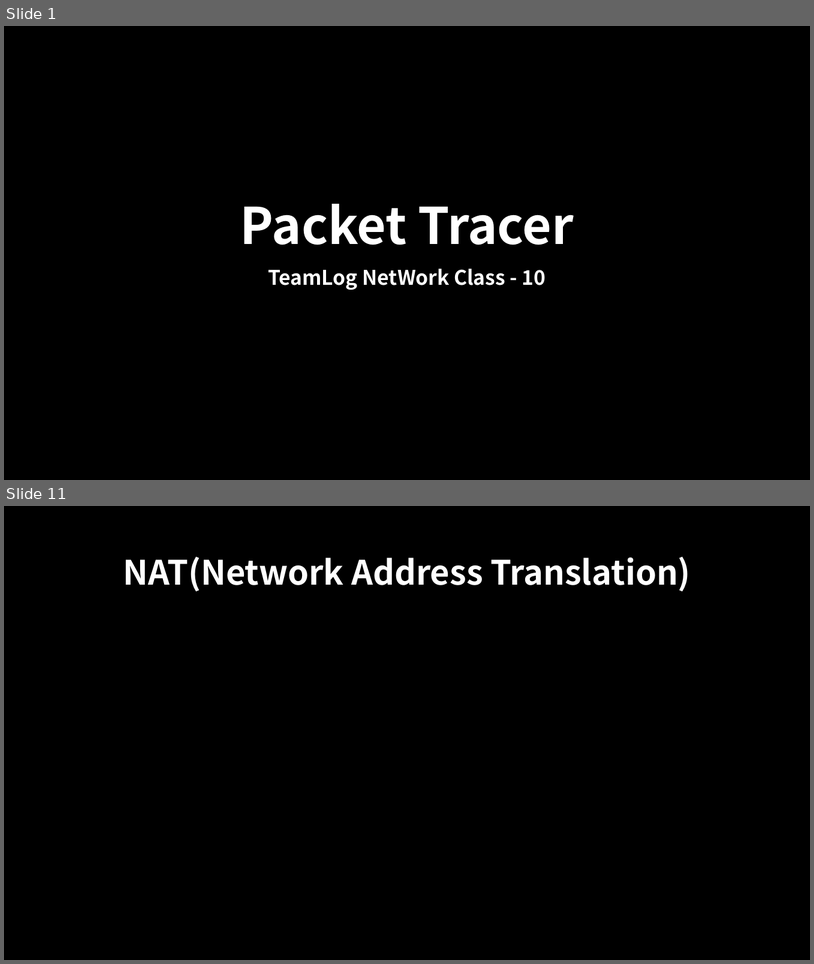
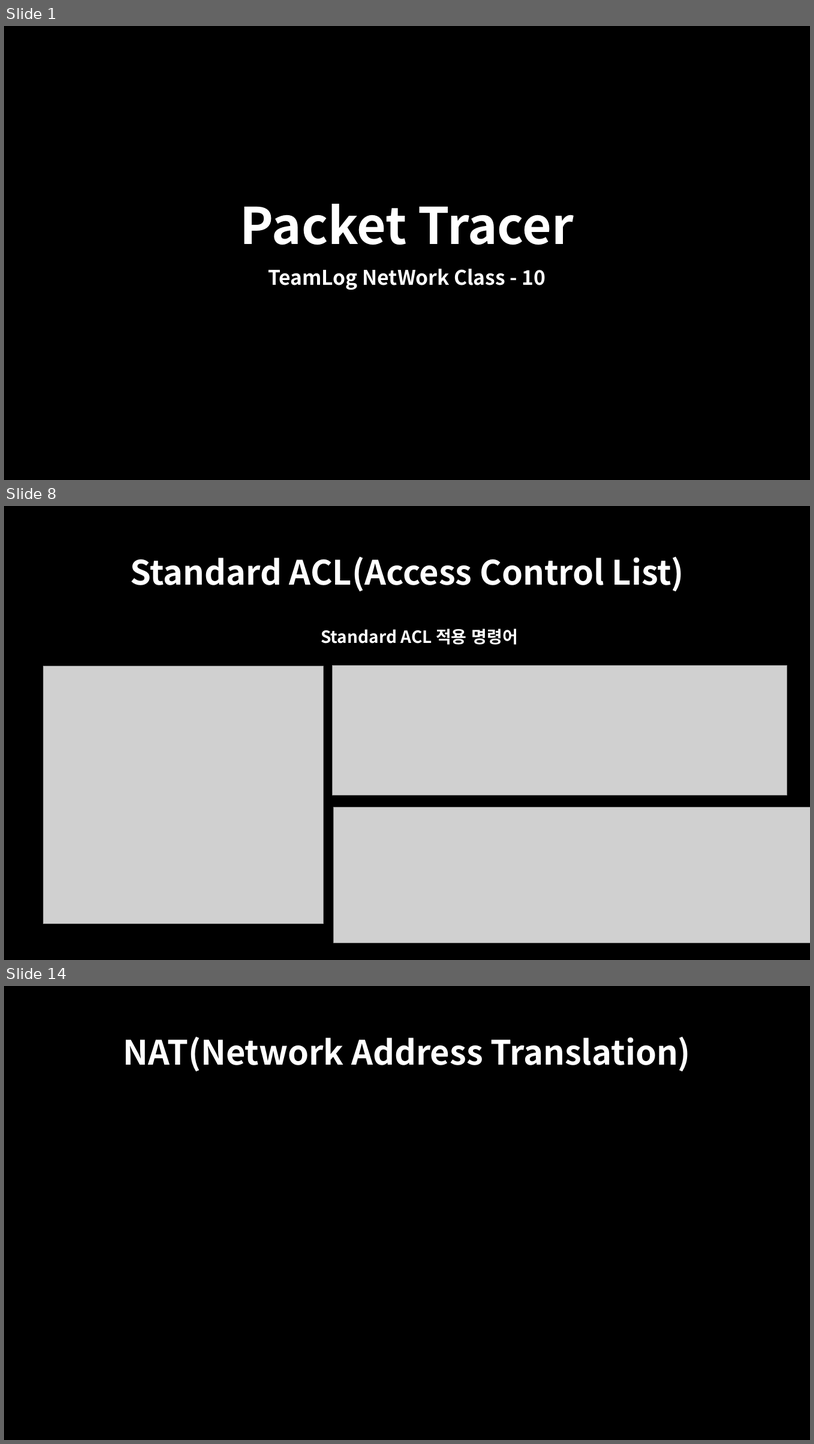
Before and after one commit to oceanwater1234/Network, a slide deck: 10. ACL & NAT/Packet Tracer - ACL , NAT.pptx. Shown one above the other, each under a label of ours: slides 1 and 11 before the commit, slides 1, 8 and 14 after it; the slides between them are not shown. The pictures are 814x964 and 814x1444 pixels, drawn with LibreOffice and Linux fonts; fonts in the diff are those of the drawing; grey boxes stand for pictures. Boxes give left, top, right and bottom in pixels: in the first picture for what was removed or moved away, otherwise in the second. Text is boxed around its words. In the diff, an @@ line names an element or a change of style, - is before the commit and + after.

```diff
--- a/10. ACL & NAT/Packet Tracer - ACL , NAT.pptx
+++ b/10. ACL & NAT/Packet Tracer - ACL , NAT.pptx
@@ slide 8 added at box(4, 506, 810, 960), background #000000 @@
@@ title added at box(130, 556, 684, 591), 40 pt, text #FFFFFF, bold @@
+Standard ACL(Access Control List)
@@ text added at box(321, 628, 518, 645), 20 pt, text #FFFFFF, bold @@
+Standard ACL 적용 명령어
@@ picture added at box(44, 666, 323, 924) @@
@@ picture added at box(332, 666, 788, 795) @@
@@ picture added at box(333, 807, 810, 942) @@
@@ what was slide 11 is now slide 14 @@
```
Also in this commit, not shown: 6 slides changed, 4 other slides added, 2 slides removed, 4 other files.
